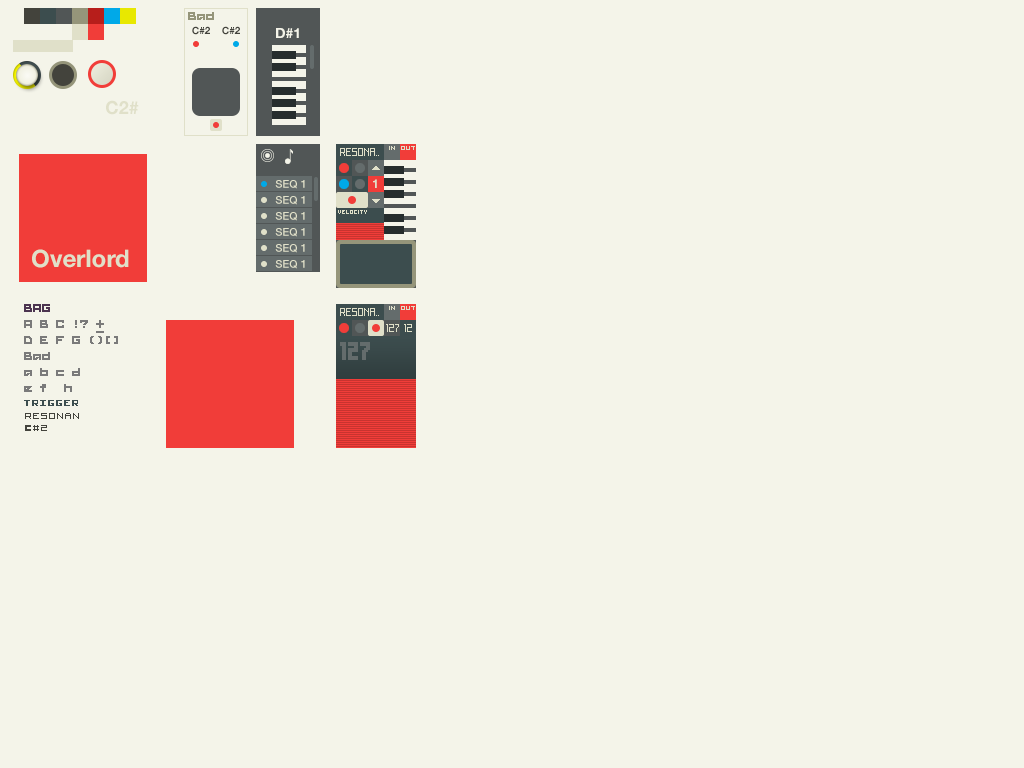
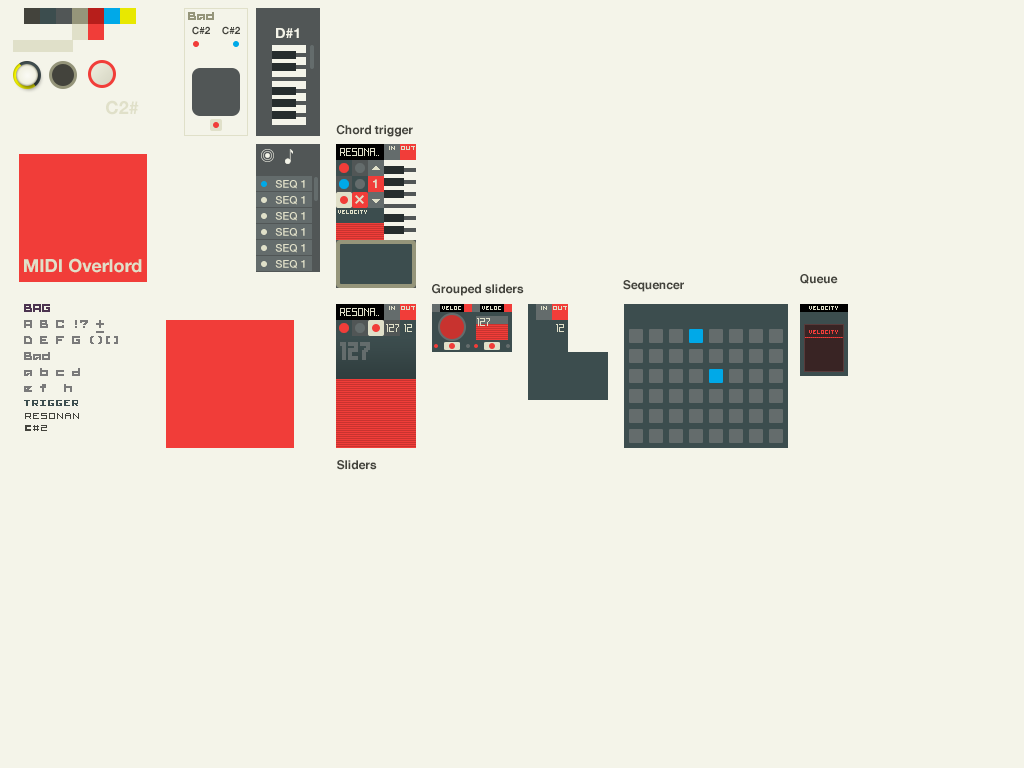
Two versions of the same layered image (1024x768). Layer-by-layer changes:
added layer "Chord trigger" in group "Pad module copy" over [336, 125, 413, 137]
added layer "Sliders" in group "Pad module copy" over [337, 460, 377, 470]
added layer "Grouped sliders" in group "Pad module copy" over [432, 284, 524, 296]
added layer "Sequencer" in group "Pad module copy" over [623, 280, 684, 292]
added layer "Queue" in group "Pad module copy" over [800, 274, 838, 284]
added layer "Rectangle 16" in group "Pad module copy" over [804, 324, 844, 372]
added layer "Rectangle 15" in group "Pad module copy" over [800, 304, 848, 312]
added layer "Rectangle 12 copy 13" (3rd of 3, in "Pad module copy") in group "Pad module copy" over [472, 304, 512, 312]
added layer "Rectangle 6 copy 3" in group "Pad module copy" over [476, 324, 508, 340]
added layer "Rectangle 14" in group "Pad module copy" over [476, 316, 508, 340]
added layer "Shape 1 copy 4" in group "Pad module copy" over [472, 304, 512, 352]
painted on "Ellipse 4 copy" over [432, 324, 455, 349]
painted on "Rounded Rectangle 8 copy" over [432, 320, 460, 350]
painted on "Rectangle 12 copy 8" (1st of 3, in "Pad module copy") over [336, 304, 384, 320]
added layer "Shape 1 copy 6" in group "Pad module copy" over [800, 304, 848, 376]
added layer "Shape 1 copy 7" in group "Pad module copy" over [624, 304, 788, 448]
added layer "Shape 1 copy 5" in group "Pad module copy" over [528, 352, 608, 400]
added layer "Shape 1 copy 8" in group "Pad module copy" over [528, 304, 568, 352]
added layer "Ellipse 5 copy" in group "Pad module copy" over [440, 315, 464, 339]
added layer "Ellipse 5" in group "Pad module copy" over [438, 313, 466, 341]
added layer "Shape 1 copy 3" in group "Pad module copy" over [432, 304, 472, 352]
painted on "Rectangle 12 copy 7" over [336, 144, 384, 160]
renamed "Overlord" to "MIDI Overlord", painted on it over [24, 249, 142, 273]
…and 76 more changes (74 added, 1 moved_by, 1 painted)
